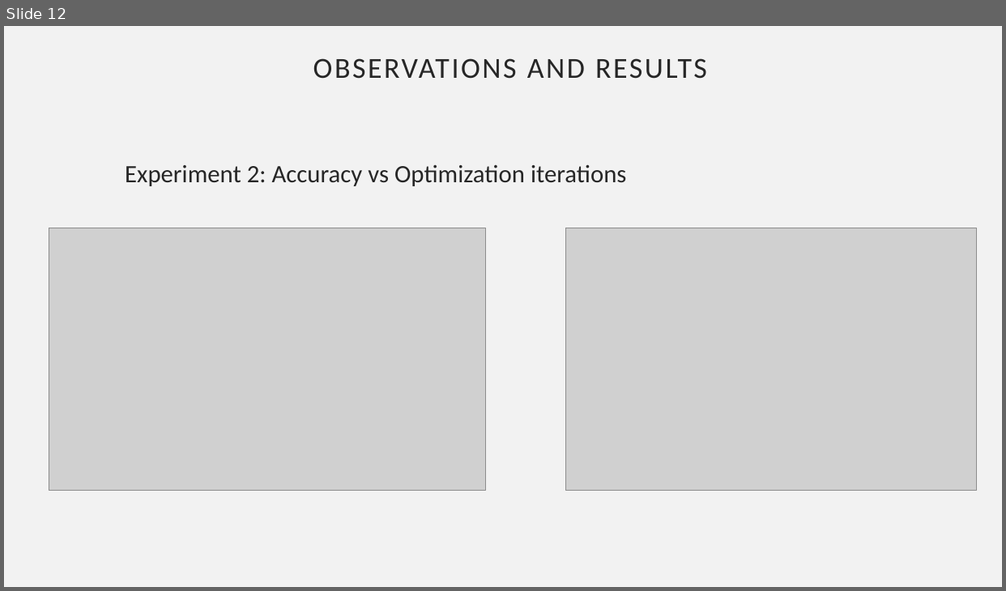
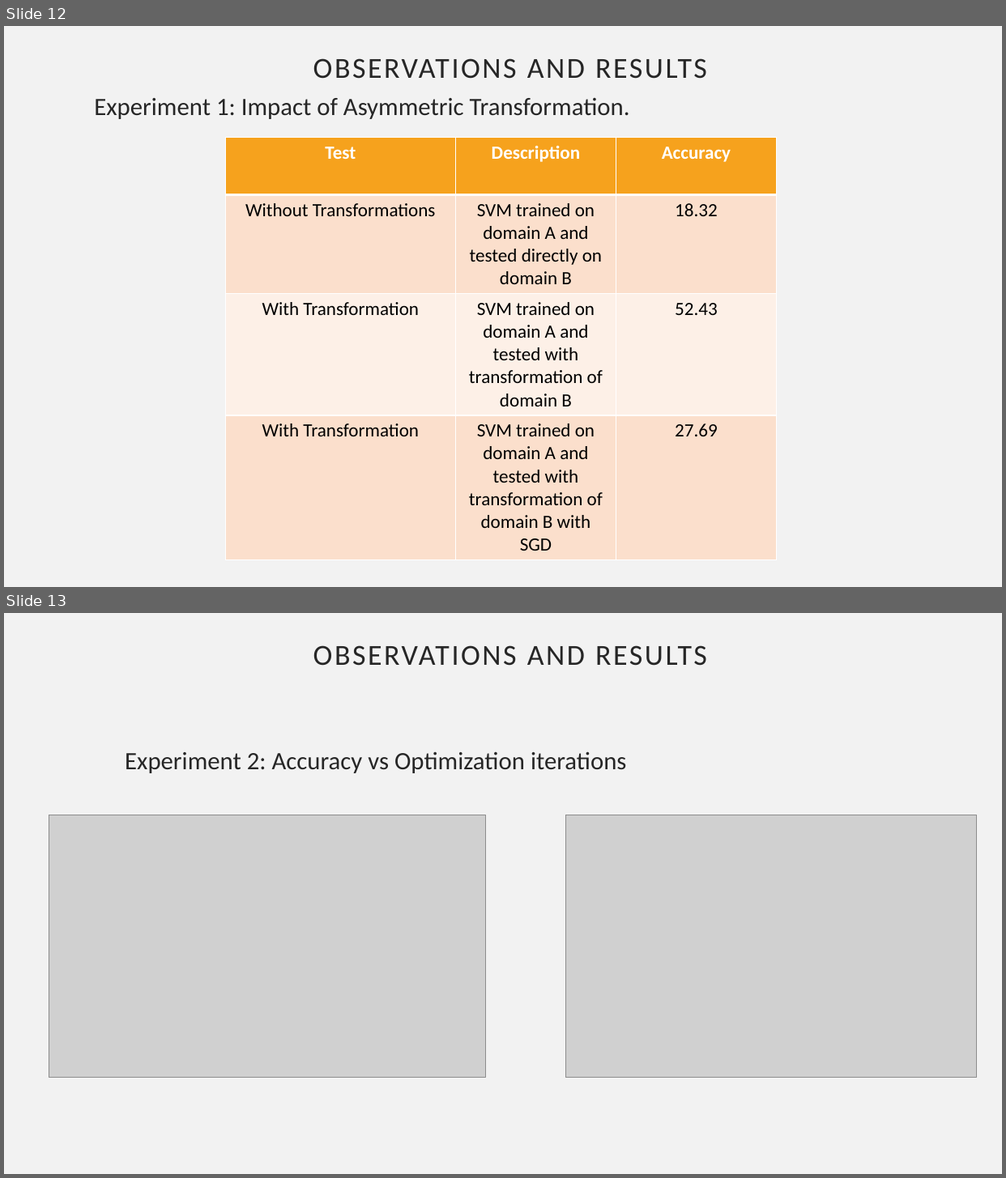
Before and after one commit to samrudh/ARC-t-paper-implementation, a slide deck: presentation.pptx. Shown one above the other, each under a label of ours: slide 12 before the commit, slides 12 and 13 after it. The pictures are 1006x591 and 1006x1178 pixels, drawn with LibreOffice and Linux fonts; fonts in the diff are those of the drawing; grey boxes stand for pictures. Boxes give left, top, right and bottom in pixels: in the first picture for what was removed or moved away, otherwise in the second. Text is boxed around its words. In the diff, an @@ line names an element or a change of style, - is before the commit and + after.

```diff
--- a/presentation.pptx
+++ b/presentation.pptx
@@ slide 12 added at [4,26,1002,587], background #F2F2F2 @@
@@ title added at [313,58,707,79], 28 pt, text #262626 @@
+OBSERVATIONS AND RESULTS
@@ text added at [94,97,630,119], 24 pt, text #262626 @@
+Experiment 1: Impact of Asymmetric Transformation.
@@ table added at [226,138,777,555], 4 rows, 3 columns @@
+Test | Description | Accuracy
+Without Transformations | SVM trained on domain A and tested directly on domain B | 18.32
+With Transformation | SVM trained on domain A and tested with transformation of domain B | 52.43
+With Transformation | SVM trained on domain A and tested with transformation of domain B with SGD | 27.69
@@ what was slide 12 is now slide 13 @@
```
Also in this commit, not shown: 1 slide changed, 2 slides removed.
